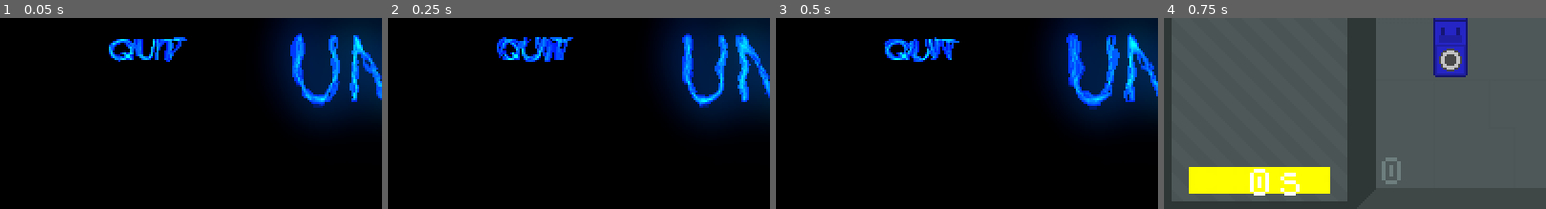
Above: before the commit, frames 1-4 (left to right).
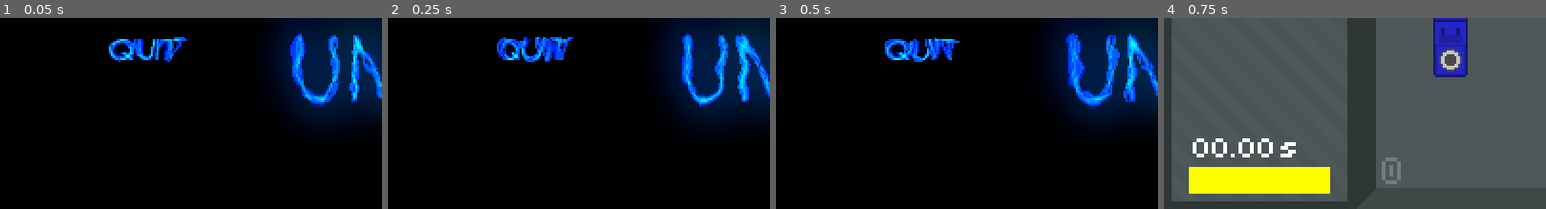
Above: after the commit, the same moments.

Repository: leogeier/faraday-uncaged
Game: Godot game, scene res://scenes/main/main.tscn
Same seed, same stepped clock (60 frames per second), same inputs: the game is played once before the commit and once after it.
Inputs (mouse positions are % of the whole screen's width and height, from its top left):
- Up to frame 1 (0.05 s): no input
- Up to frame 2 (0.25 s): no input
- Up to frame 3 (0.5 s): no input
- Up to frame 4 (0.75 s): click (19, 44) at 0.5 s
The pictures show only the part of the screen within x 0-50%, y 50-100%; the shares and areas given below are measured in that part.

Frames 1-3 are identical in both runs. In frame 4, 1.7% of the frame differs, in the area x 7-36%, y 63-93%.

Commit message:
finish countdown

Diff:
--- a/game/scenes/rule_display/rule_display.gd
+++ b/game/scenes/rule_display/rule_display.gd
@@ -11,4 +11,4 @@
 
 func set_progress(value):
 	$ProgressBar.value = value * 100
-	$Label.text = str(10 - floor(value * 1000) / 100) + "s"
+	$Label.text = "%05.2f" % (10 - floor(value * 1000) / 100)
--- a/game/scenes/rule_display/rule_display.tscn
+++ b/game/scenes/rule_display/rule_display.tscn
@@ -1,12 +1,11 @@
-[gd_scene load_steps=5 format=2]
+[gd_scene load_steps=6 format=2]
 
 [ext_resource path="res://scenes/rule_display/rule_display.gd" type="Script" id=1]
 [ext_resource path="res://scenes/progress_bar/progress_bar.tscn" type="PackedScene" id=2]
 [ext_resource path="res://scenes/rule_display/rules_background.png" type="Texture" id=3]
-[ext_resource path="res://font/dogica.otf" type="DynamicFontData" id=4]
+[ext_resource path="res://font/04B_03__.TTF" type="DynamicFontData" id=4]
 
 [sub_resource type="DynamicFont" id=1]
-outline_color = Color( 0, 0, 0, 1 )
 font_data = ExtResource( 4 )
 
 [node name="RuleDisplay" type="Node2D"]
@@ -31,9 +30,19 @@
 percent_visible = false
 
 [node name="Label" type="Label" parent="."]
-margin_left = 43.0
-margin_top = 179.0
-margin_right = 80.0
-margin_bottom = 193.0
+margin_left = 15.0
+margin_top = 161.0
+margin_right = 52.0
+margin_bottom = 177.0
+input_pass_on_modal_close_click = false
 custom_fonts/font = SubResource( 1 )
-text = "9s"
+text = "00.00"
+
+[node name="Label2" type="Label" parent="."]
+margin_left = 61.0
+margin_top = 161.0
+margin_right = 98.0
+margin_bottom = 177.0
+input_pass_on_modal_close_click = false
+custom_fonts/font = SubResource( 1 )
+text = "s"
